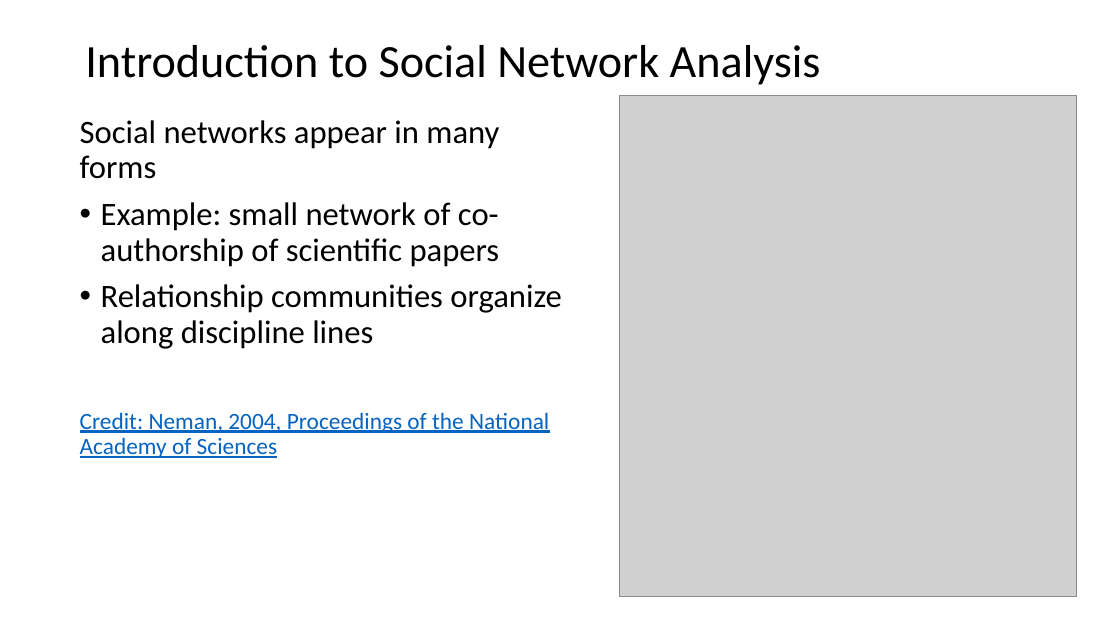
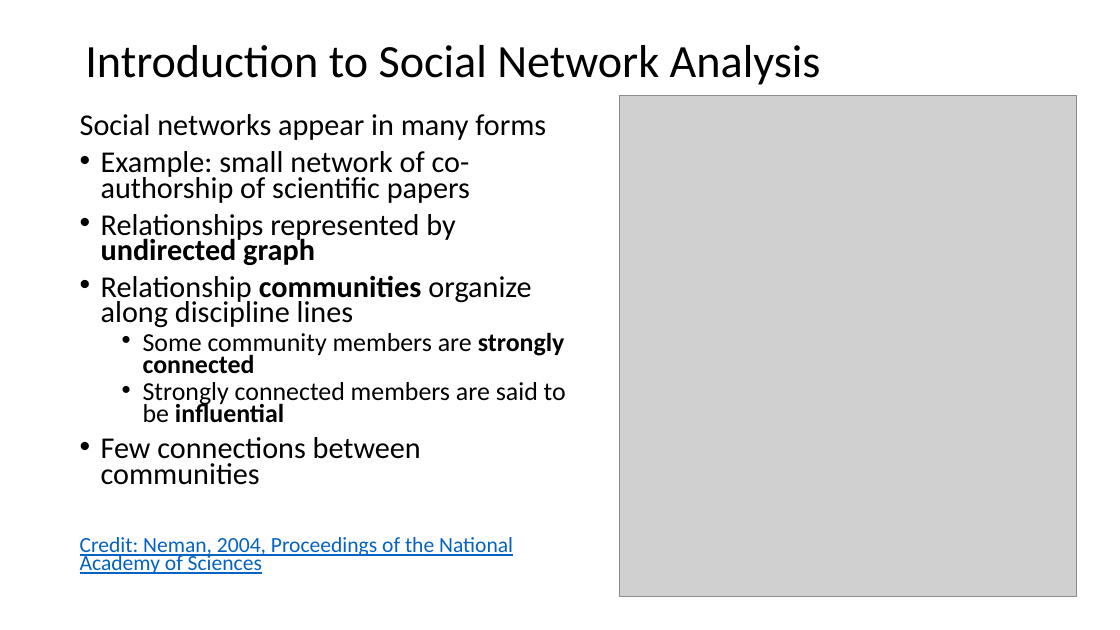
Before and after one commit to StephenElston/CSCI-E-108, a slide deck: slide 3 of slides/8_SocialNetworkAnalysis.pptx. Drawn at 1120x630 pixels with LibreOffice and Linux fonts; fonts in the diff are those of the drawing; grey boxes stand for pictures. Boxes give left, top, right and bottom in pixels: in the first picture for what was removed or moved away, otherwise in the second. Text is boxed around its words. In the diff, an @@ line names an element or a change of style, - is before the commit and + after.

```diff
--- a/slides/8_SocialNetworkAnalysis.pptx
+++ b/slides/8_SocialNetworkAnalysis.pptx
@@ text at (80,114,546,574): size 28 to 25.9 pt in "Social networks appear in many forms", "Example: small network of co-authorship of scientific ...", "Relationship communities organize along discipline lines"; bold on in "communities"; size 20 to 18.5 pt in "Credit: Neman, 2004, Proceedings of the National ..."; line spacing 0.9 to 0.7 @@
@@ text at (101,214,455,265): paragraph added @@
+• Relationships represented by undirected graph
@@ text at (101,332,566,485): paragraphs added @@
+  • Some community members are strongly connected
+  • Strongly connected members are said to be influential
+• Few connections between communities
```
Also in this commit, not shown: 4 other slides changed, 1 slide added, 2 slides removed.
